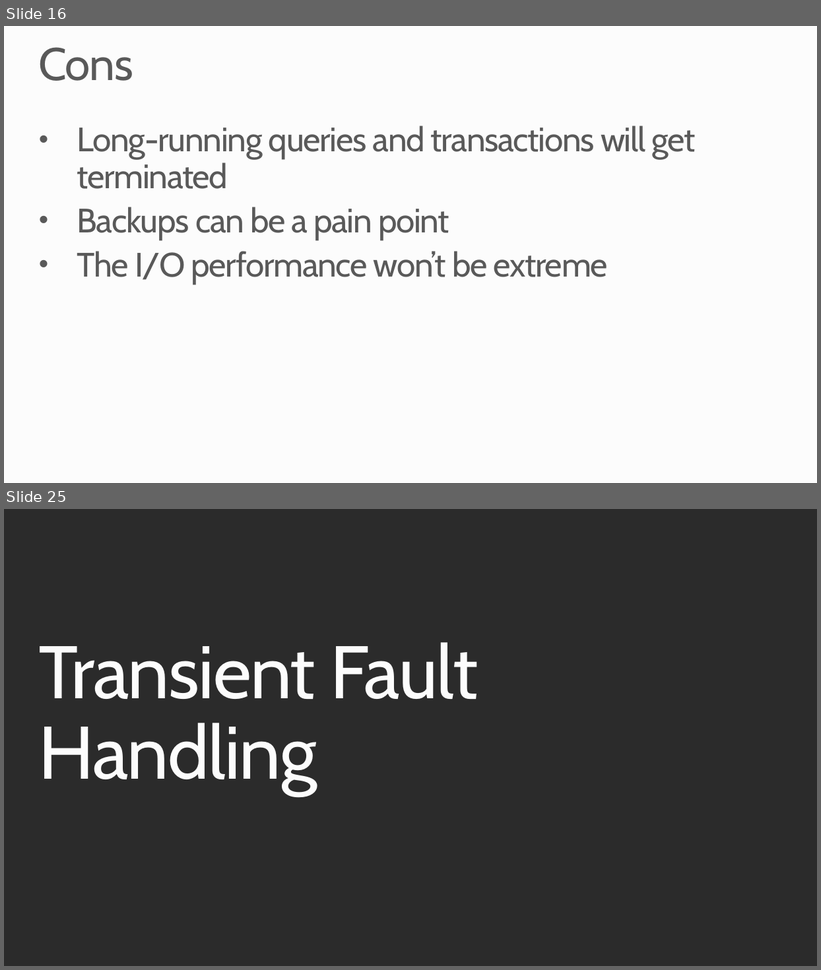
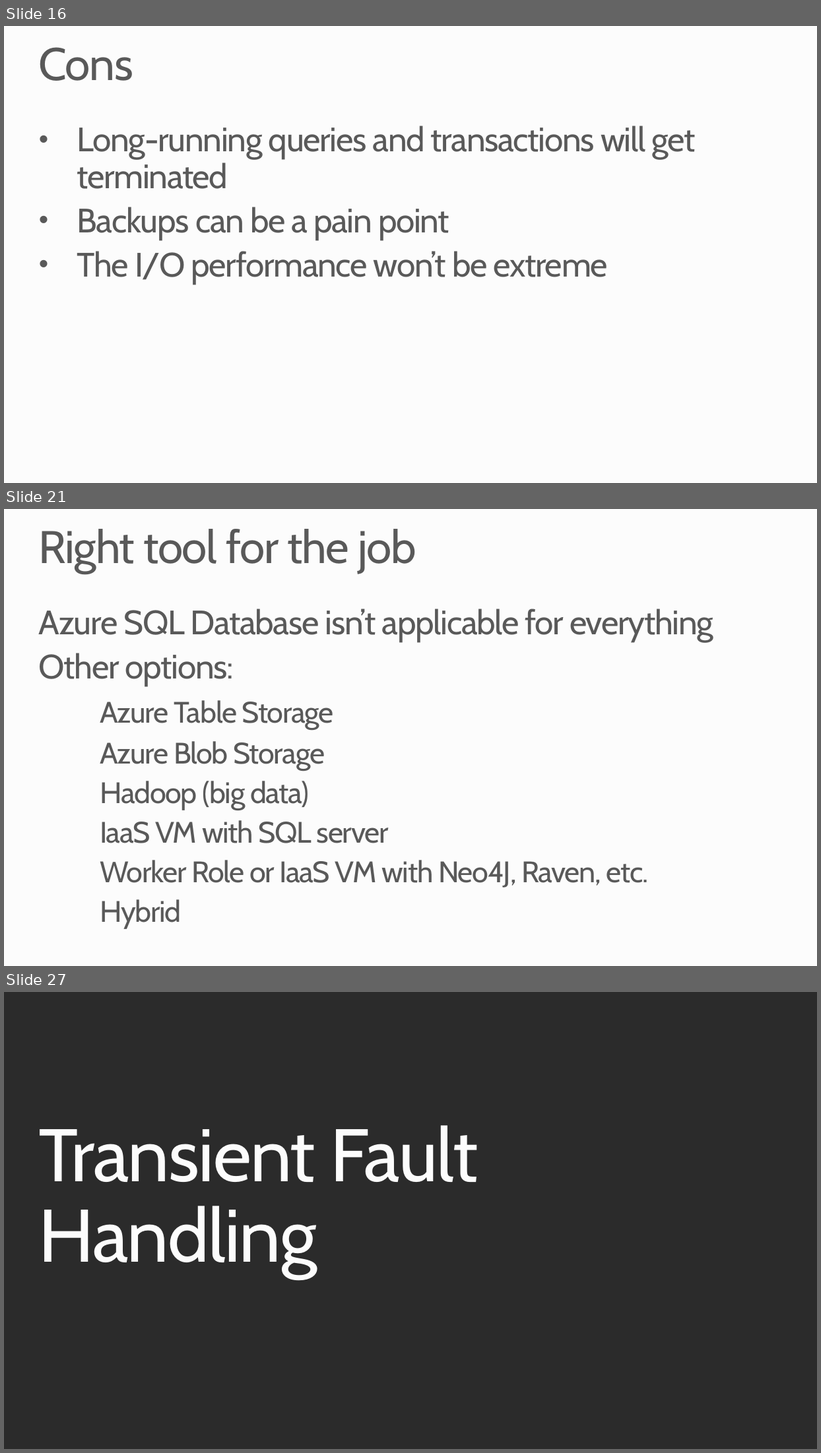
Before and after one commit to robdmoore/SQLAzureTransientDemo, a slide deck: Presentation.pptx. Shown one above the other, each under a label of ours: slides 16 and 25 before the commit, slides 16, 21 and 27 after it; the slides between them are not shown. The pictures are 821x970 and 821x1453 pixels, drawn with LibreOffice and Linux fonts; fonts in the diff are those of the drawing; background and template pictures are left out; a plain dark background stands for a picture behind light text. Boxes give left, top, right and bottom in pixels: in the first picture for what was removed or moved away, otherwise in the second. Text is boxed around its words. In the diff, an @@ line names an element or a change of style, - is before the commit and + after.

```diff
--- a/Presentation.pptx
+++ b/Presentation.pptx
@@ slide 21 added at [4,509,817,966], background #FCFCFC @@
@@ title added at [38,529,416,574], 54 pt, text #595959 @@
+Right tool for the job
@@ text added at [39,609,714,929], 35 pt, text #595959 @@
+Azure SQL Database isn’t applicable for everything
+Other options:
+Azure Table Storage
+Azure Blob Storage
+Hadoop (big data)
+IaaS VM with SQL server
+Worker Role or IaaS VM with Neo4J, Raven, etc.
+Hybrid
@@ what was slide 25 is now slide 27 @@
```
Also in this commit, not shown: 9 slides changed, 14 other slides added, 11 slides removed.
